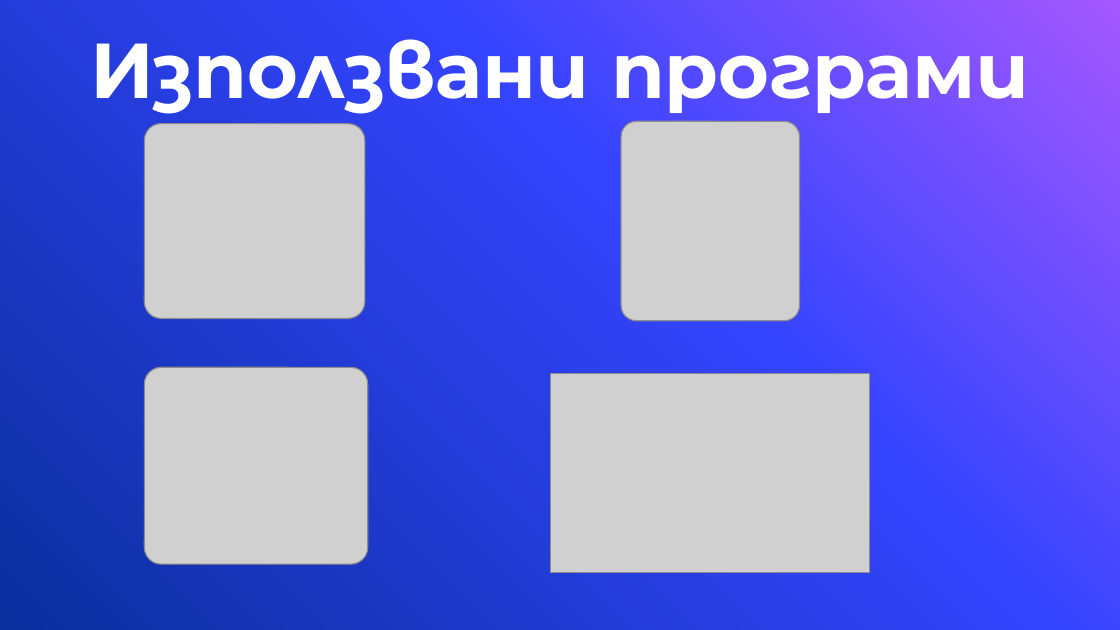
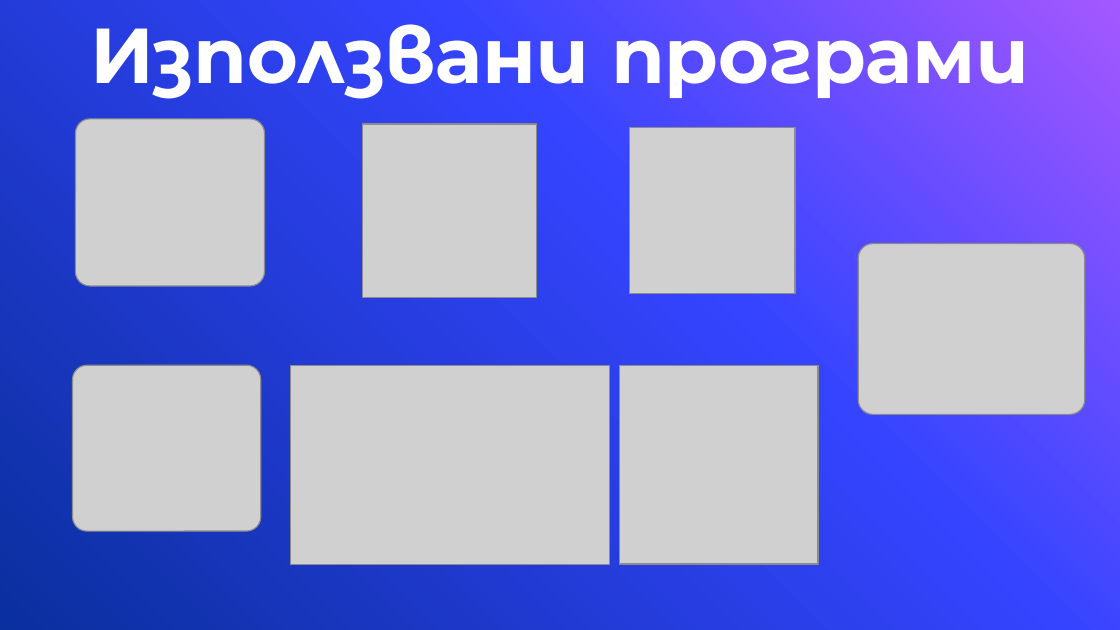
Before and after one commit to AITsachev19/Project, a slide deck: slide 5 of Documentation & Presentation/Presentation.pptx (slide 4 before the commit). Drawn at 1120x630 pixels with LibreOffice and Linux fonts; fonts in the diff are those of the drawing; grey boxes stand for pictures; background and template pictures are left out. Boxes give left, top, right and bottom in pixels: in the first picture for what was removed or moved away, otherwise in the second. Text is boxed around its words. In the diff, an @@ line names an element or a change of style, - is before the commit and + after.

```diff
--- a/Documentation & Presentation/Presentation.pptx
+++ b/Documentation & Presentation/Presentation.pptx
@@ title "Използвани програми": place and size @@
-title "Използвани програми" at <box>90,22,1029,116</box>
+title "Използвани програми" at <box>90,8,1029,102</box>
@@ picture: place and size @@
-picture at <box>144,123,365,318</box>
+picture at <box>75,119,264,286</box>
@@ picture added at <box>363,124,536,298</box> @@
@@ picture: place and size @@
-picture at <box>622,121,800,320</box>
+picture at <box>629,128,795,293</box>
@@ picture added at <box>858,243,1084,414</box> @@
@@ picture: place and size @@
-picture at <box>144,367,367,564</box>
+picture at <box>73,365,261,531</box>
@@ picture: place and size @@
-picture at <box>551,374,870,573</box>
+picture at <box>290,365,609,564</box>
@@ picture added at <box>619,365,819,564</box> @@
```
Also in this commit, not shown: 1 other slide changed, 3 slides added, 1 slide removed.
